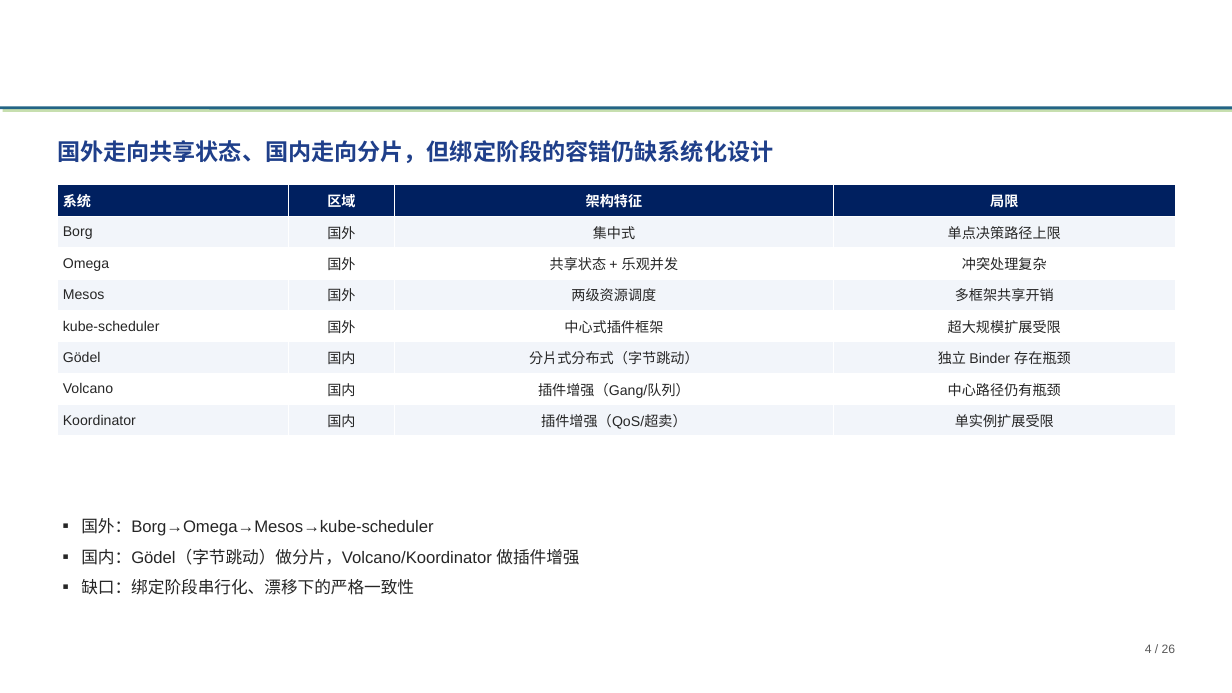
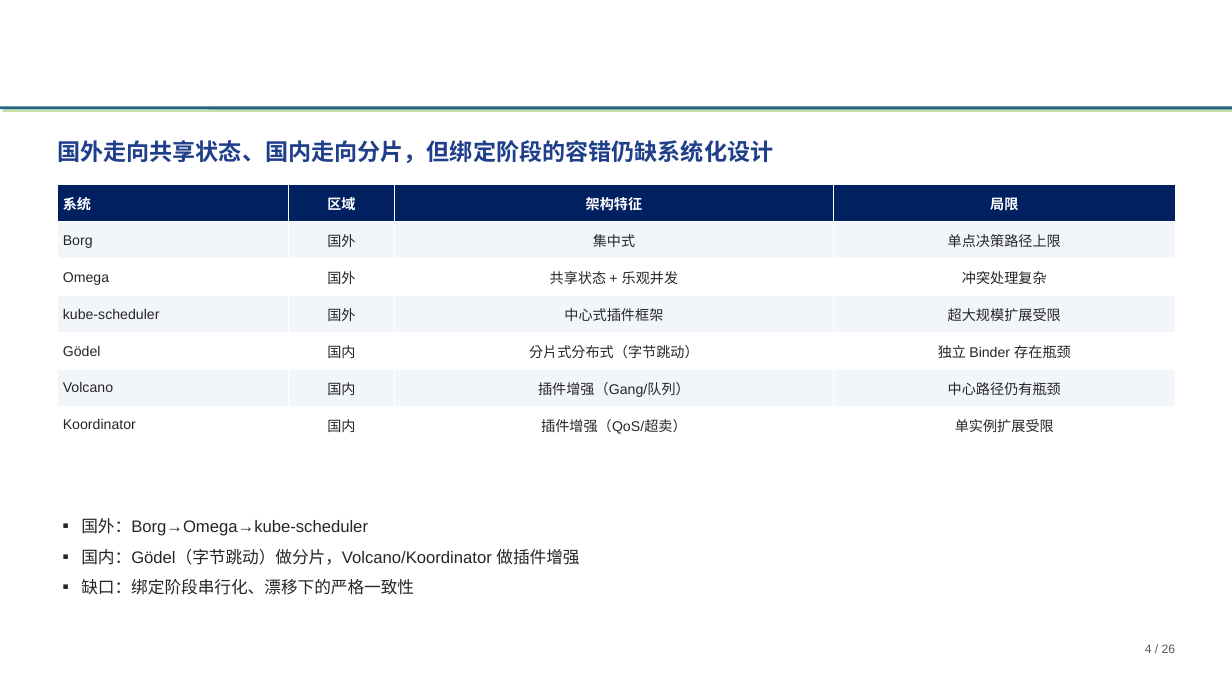
Before and after one commit to tengfei86/godel-scheduler, a slide deck: slide 4 of docs/thesis/defense/基于etcd的分布式Kubernetes调度器研究与实现-高铜.pptx. Drawn at 1232x693 pixels with LibreOffice and Linux fonts; fonts in the diff are those of the drawing; background and template pictures are left out. Boxes give left, top, right and bottom in pixels: in the first picture for what was removed or moved away, otherwise in the second. Text is boxed around its words. In the diff, an @@ line names an element or a change of style, - is before the commit and + after.

```diff
--- a/docs/thesis/defense/基于etcd的分布式Kubernetes调度器研究与实现-高铜.pptx
+++ b/docs/thesis/defense/基于etcd的分布式Kubernetes调度器研究与实现-高铜.pptx
@@ table at (57, 185, 1176, 444) @@
-row 4: Mesos | 国外 | 两级资源调度 | 多框架共享开销
@@ text at (81, 518, 368, 536): text changed @@
-▪ 国外：Borg→Omega→Mesos→kube-scheduler
+▪ 国外：Borg→Omega→kube-scheduler
```
Also in this commit, not shown: 2 other files.
